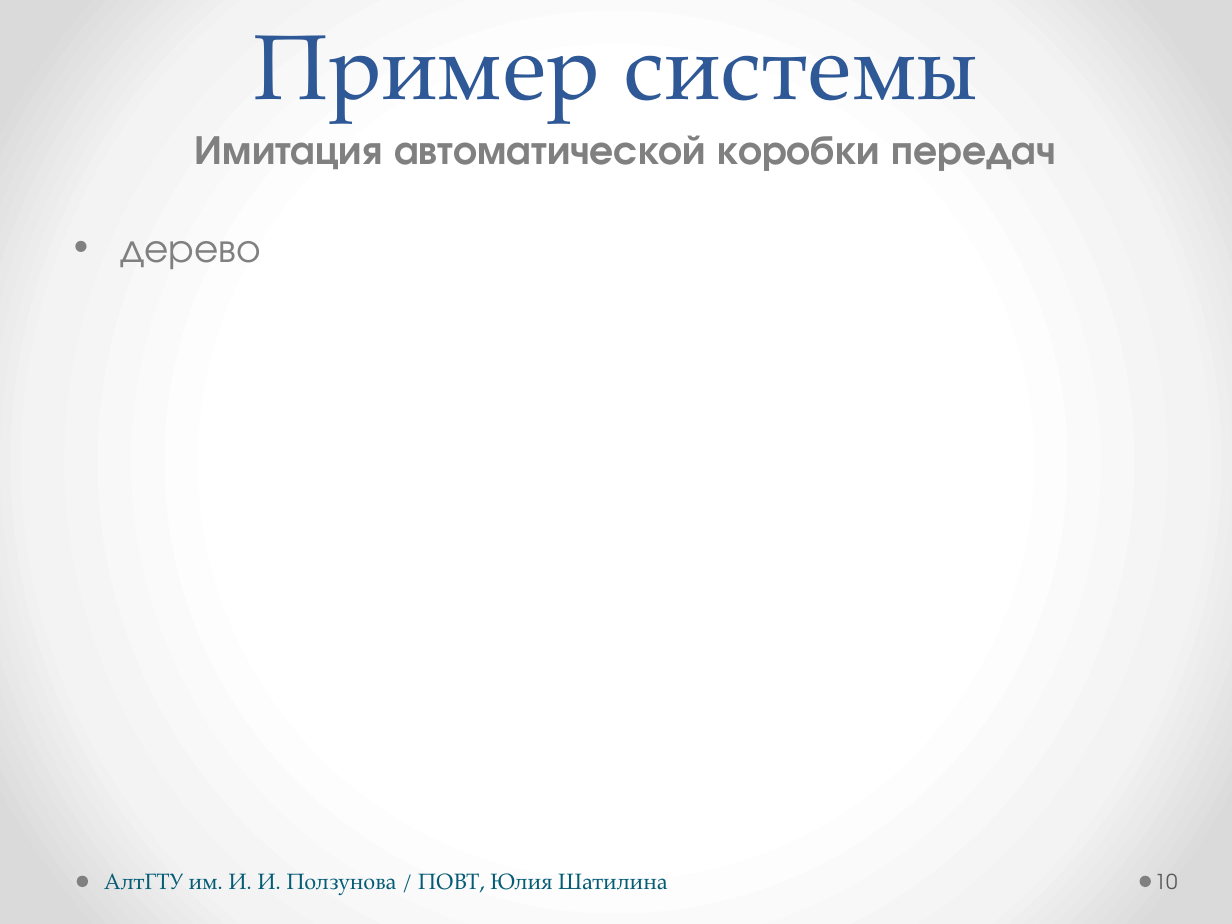
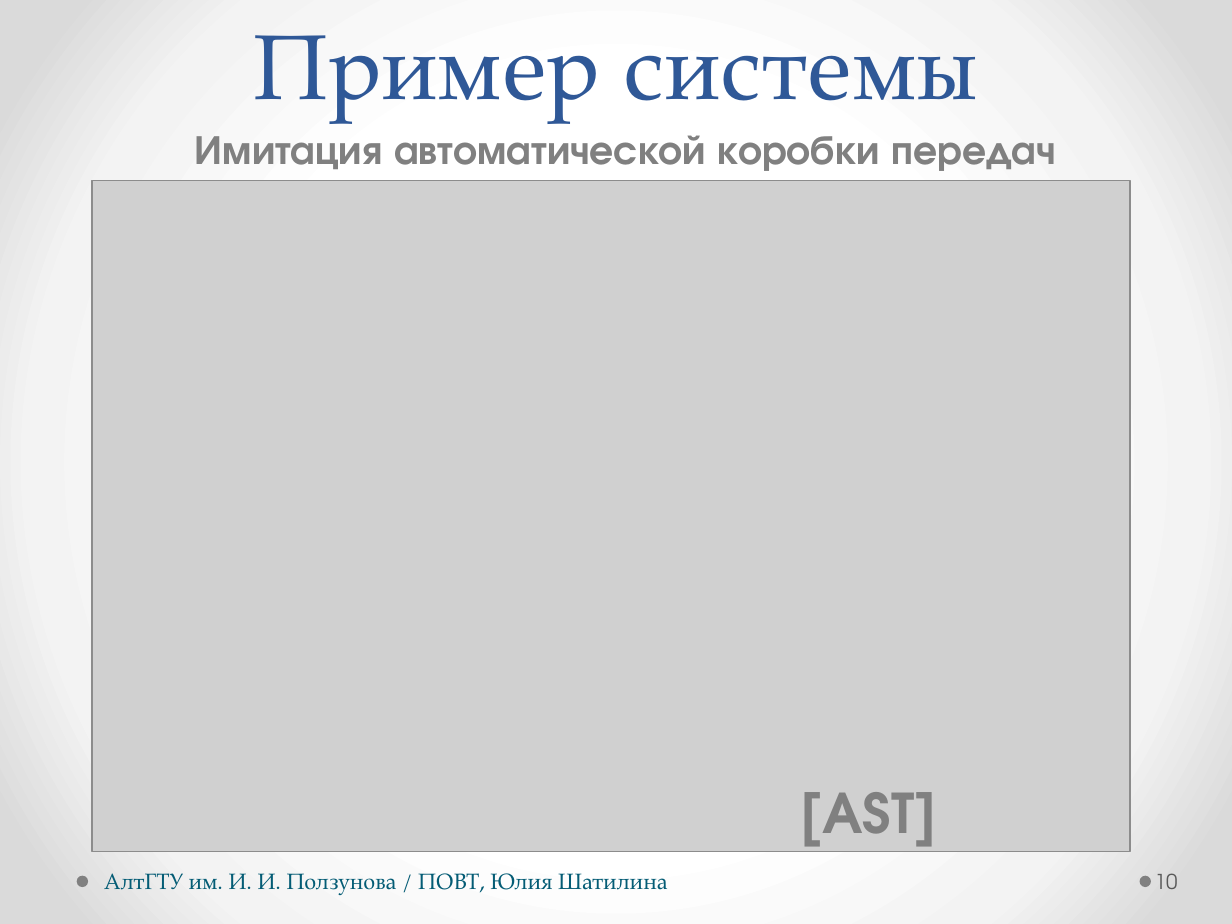
Before and after one commit to hisohito/proto-doc, a slide deck: slide 10 of shatilina.pptx. Drawn at 1232x924 pixels with LibreOffice and Linux fonts; fonts in the diff are those of the drawing; grey boxes stand for pictures. Boxes give left, top, right and bottom in pixels: in the first picture for what was removed or moved away, otherwise in the second. Text is boxed around its words. In the diff, an @@ line names an element or a change of style, - is before the commit and + after.

```diff
--- a/shatilina.pptx
+++ b/shatilina.pptx
@@ picture added at box(92, 181, 1131, 853) @@
@@ text removed at box(120, 241, 261, 269) @@
-• дерево
@@ text added at box(800, 792, 936, 855), 32 pt, text #808080, bold @@
+[AST]
```
Also in this commit, not shown: 3 other slides changed, 4 other files.
